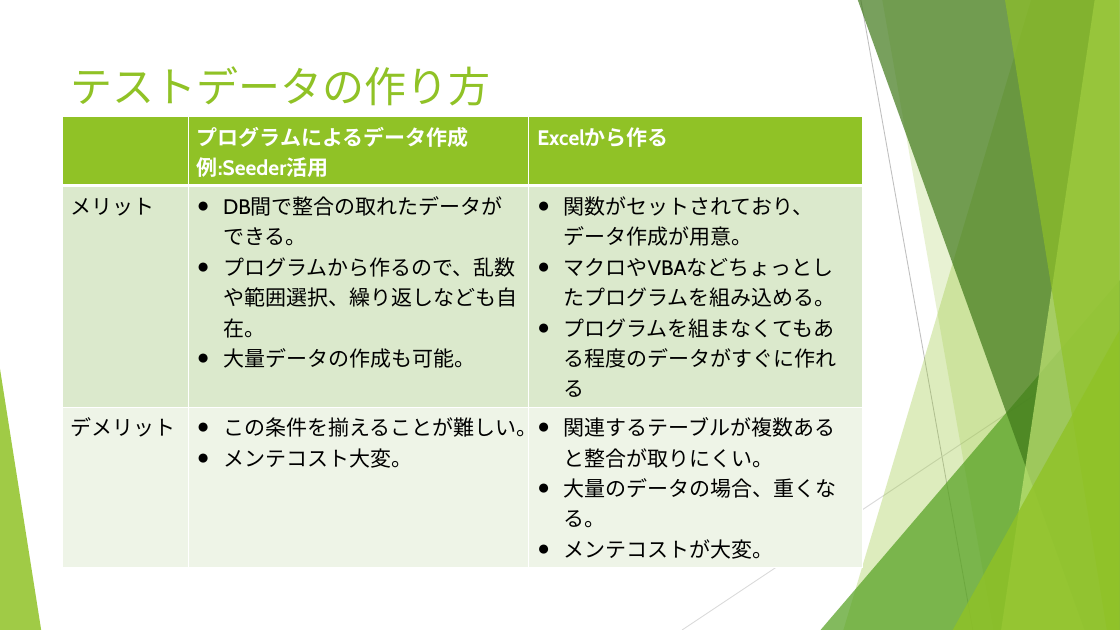
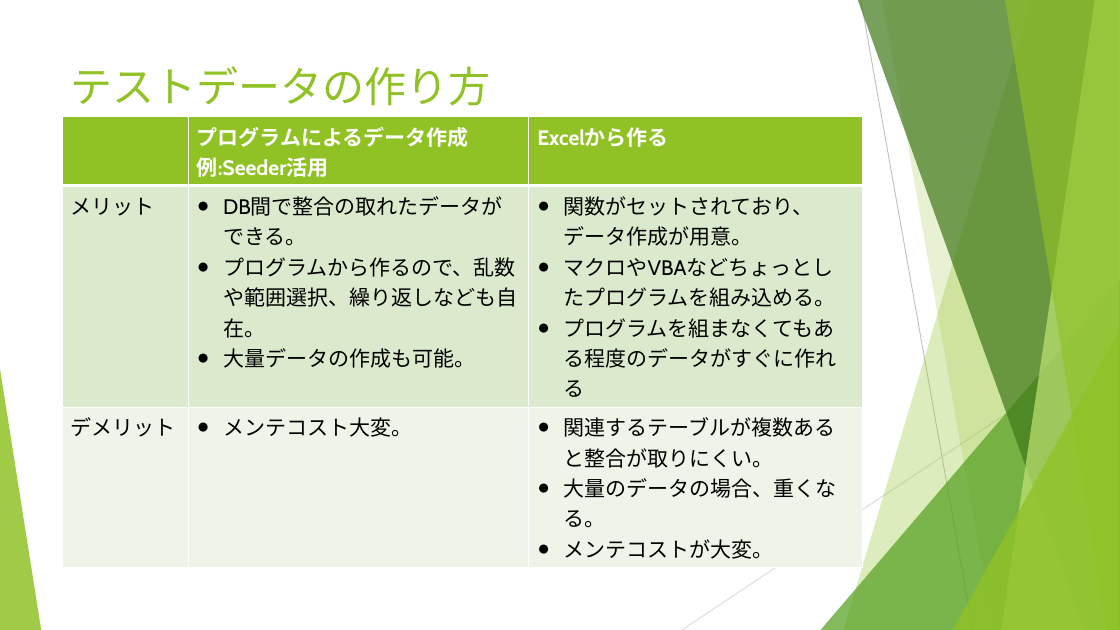
Before and after one commit to umanari145/test_and_debug, a slide deck: slide 7 of test_debug_report.pptx. Drawn at 1120x630 pixels with LibreOffice and Linux fonts; fonts in the diff are those of the drawing. Boxes give left, top, right and bottom in pixels: in the first picture for what was removed or moved away, otherwise in the second. Text is boxed around its words. In the diff, an @@ line names an element or a change of style, - is before the commit and + after.

```diff
--- a/test_debug_report.pptx
+++ b/test_debug_report.pptx
@@ table at <box>62,117,862,563</box> @@
-row 3, column 2: この条件を揃えることが難しい。 / メンテコスト大変。
+row 3, column 2: メンテコスト大変。
```
Also in this commit, not shown: 6 other slides changed, 1 other file.
